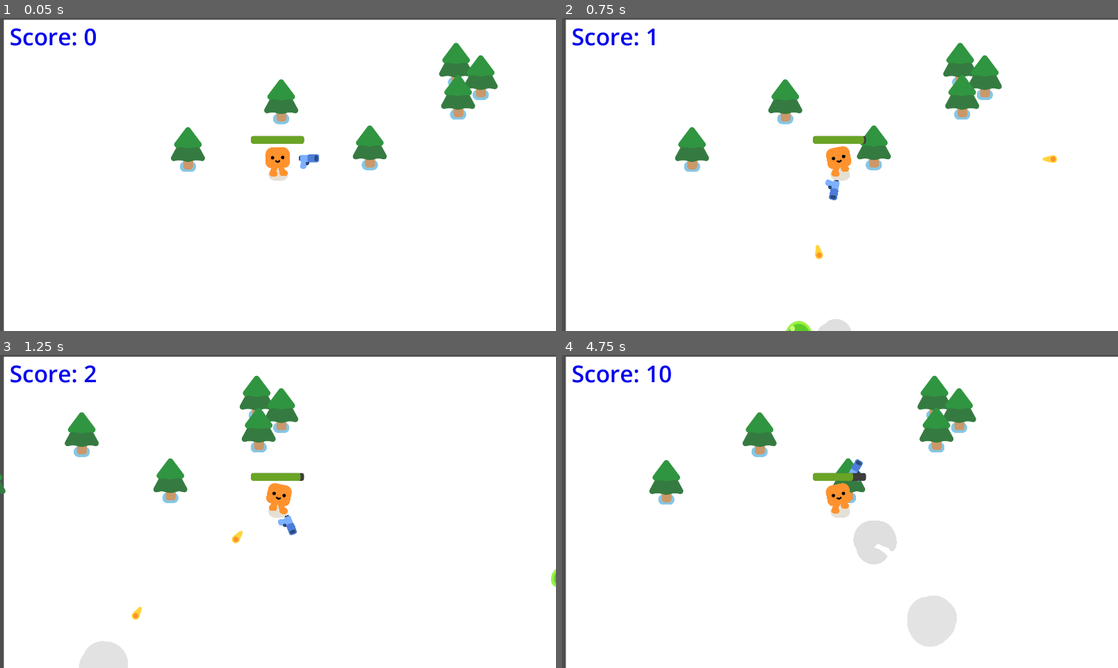
Above: before the commit, frames 1-4 (two rows, left to right).
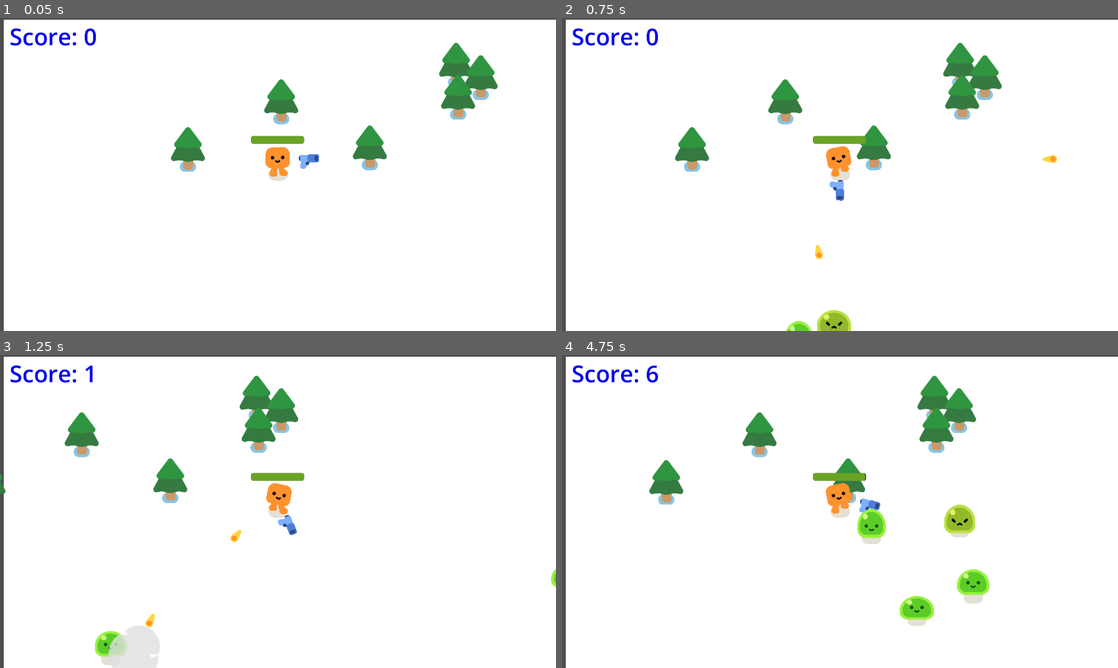
Above: after the commit, the same moments.

Repository: ehoang0106/godot_happybo
Game: Godot game, scene res://survivors_game.tscn
Same seed, same stepped clock (60 frames per second), same inputs: the game is played once before the commit and once after it. This scene is started directly instead of the project's main scene.
Inputs:
- Up to frame 1 (0.05 s): no input
- Up to frame 2 (0.75 s): hold D (move_right) from 0.53 s (still down)
- Up to frame 3 (1.25 s): keep holding D (move_right)
- Up to frame 4 (4.75 s): release D (move_right) at 1.28 s; hold S (move_down) 1.28-2.03 s; hold D (move_right) 2.03-2.78 s; hold W (move_up) 2.78-3.53 s; hold A (move_left) from 3.53 s (still down)

Frame 1 is identical in both runs. In frame 2, 0.6% of the frame differs, in the area x 15-55%, y 3-100%; in frame 3, 1.6%; in frame 4, 3.5%, in the area x 15-77%, y 3-94%.

Commit message:
add score and debug the auto decrease health

Diff:
--- a/mob.gd
+++ b/mob.gd
@@ -1,6 +1,6 @@
 extends CharacterBody2D
 
-var health = 1
+var health = 3
 var score = 0
 
 @onready var player = get_node("/root/Game/Player")
--- a/player.tscn
+++ b/player.tscn
@@ -5,7 +5,7 @@
 [ext_resource type="PackedScene" uid="uid://bp0p5iuqx2ndq" path="res://gun.tscn" id="3_i3pqv"]
 
 [sub_resource type="CircleShape2D" id="CircleShape2D_hqtel"]
-radius = 26.0192
+radius = 26.0
 
 [sub_resource type="CircleShape2D" id="CircleShape2D_i3pqv"]
 radius = 40.4969
@@ -27,12 +27,11 @@
 [node name="Player" type="CharacterBody2D"]
 script = ExtResource("1_onrkg")
 
+[node name="CollisionShape2D" type="CollisionShape2D" parent="."]
+shape = SubResource("CircleShape2D_hqtel")
+
 [node name="HappyBoo" parent="." instance=ExtResource("1_4flbx")]
 position = Vector2(1, 0)
-
-[node name="CollisionShape2D" type="CollisionShape2D" parent="."]
-position = Vector2(1, 0)
-shape = SubResource("CircleShape2D_hqtel")
 
 [node name="Camera2D" type="Camera2D" parent="."]
 
@@ -42,6 +41,7 @@
 [node name="HurtBox" type="Area2D" parent="."]
 unique_name_in_owner = true
 rotation = -0.648881
+collision_mask = 2
 
 [node name="CollisionShape2D" type="CollisionShape2D" parent="HurtBox"]
 position = Vector2(-0.604295, 0.79676)
--- a/project.godot
+++ b/project.godot
@@ -75,7 +75,7 @@
 [application]
 
 config/name="Your First 2D Game With Godot 4: START (GDQuest)"
-run/main_scene="uid://biuwg3p4q4q6o"
+run/main_scene="uid://b7x6y7ff3bamu"
 config/features=PackedStringArray("4.4", "Forward Plus")
 config/icon="res://icon.png"
 
